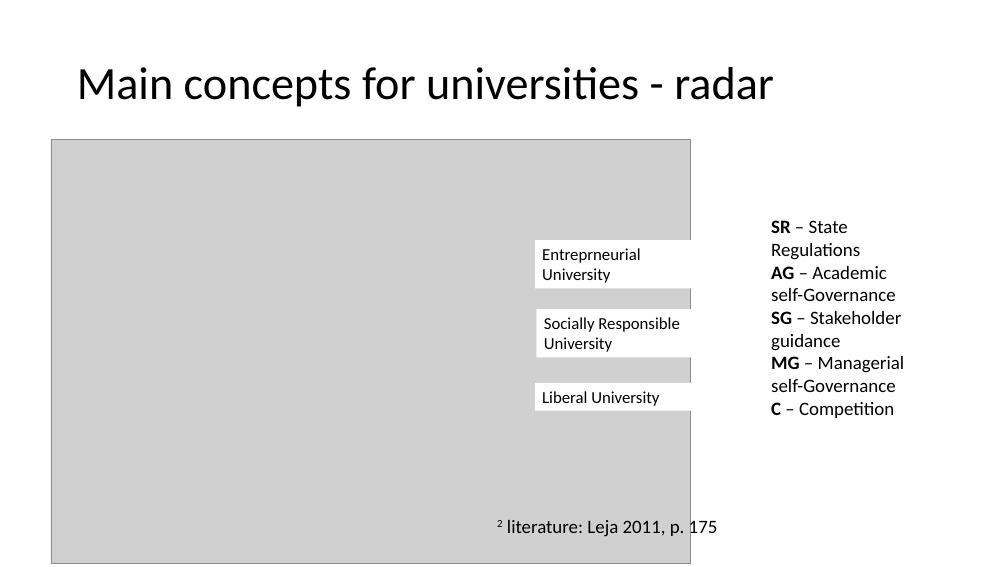
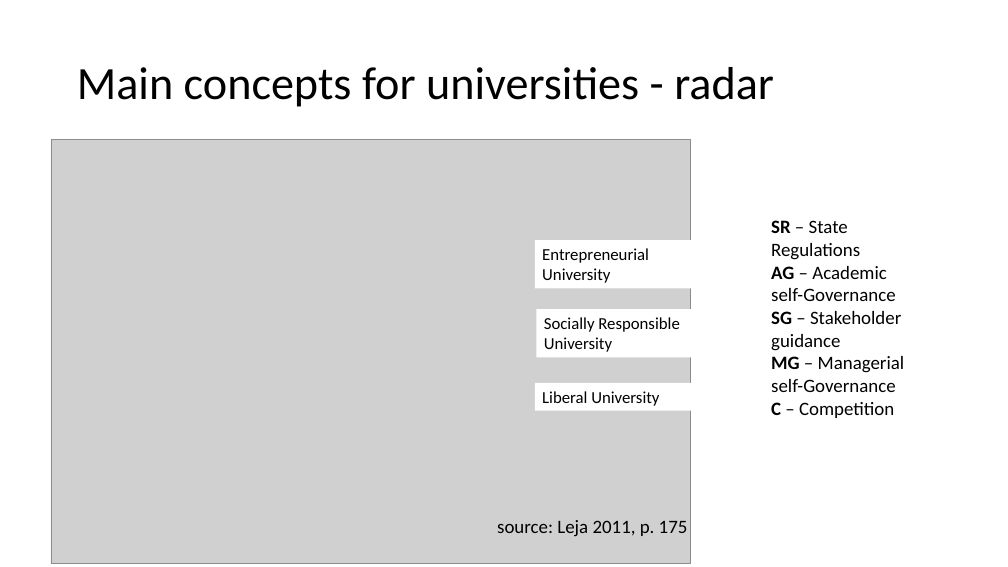
Before and after one commit to JeanPaulSzefler/doktorat_git, a slide deck: slide 6 of Egzaminy doktorskie/angielski/SSI_forHEI_QMS.pptx (slide 5 before the commit). Drawn at 1008x567 pixels with LibreOffice and Linux fonts; fonts in the diff are those of the drawing; grey boxes stand for pictures. Boxes give left, top, right and bottom in pixels: in the first picture for what was removed or moved away, otherwise in the second. Text is boxed around its words. In the diff, an @@ line names an element or a change of style, - is before the commit and + after.

```diff
--- a/Egzaminy doktorskie/angielski/SSI_forHEI_QMS.pptx
+++ b/Egzaminy doktorskie/angielski/SSI_forHEI_QMS.pptx
@@ text in rectangle at [542,248,649,283]: text changed @@
-Entreprneurial University
+Entrepreneurial University
@@ text at [497,520,688,536]: text changed @@
-2 literature: Leja 2011, p. 175
+source: Leja 2011, p. 175
```
Also in this commit, not shown: 3 other slides changed, 10 slides added, 14 other files.
